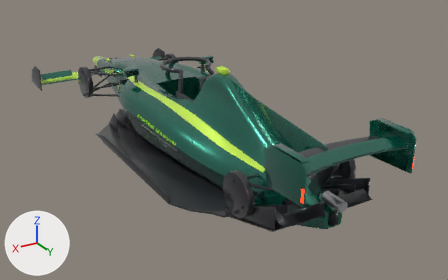
Two versions of the Blender file content/cars/ashton-marvin-amr26/ashton_amr26.blend, one commit apart.
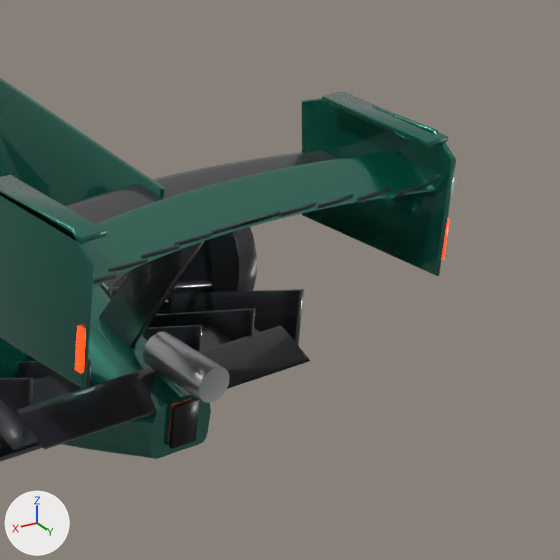
Each version appears first whole from a 50 mm lens placed at (2.87, 5.45, 2.7), pointed at (-0.29, 0.17, 0.07), and next in a close-up on the part from 62% to 100% of the width and 32% to 93% of the height. The lights are fixed; the arrows at lower left show +X, +Y and +Z. The older version's two pictures come first.

Names of what the first close-up shows: 'ashton_amr26'.
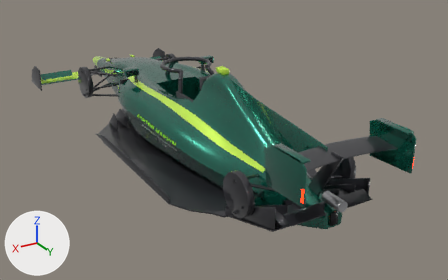
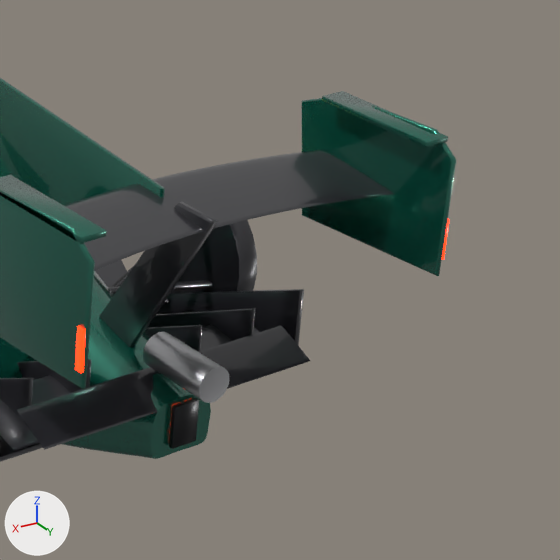
Pixel boxes [x1, y1, x2, y2] of what changed, in the close-ups (560 x 560 px):
part 1 of me_ashton_amr26, deleted
    before: [84, 151, 437, 288]

The change, as a diff of the scene's bpy script:
```diff
--- a/content/cars/ashton-marvin-amr26/ashton_amr26.blend.py
+++ b/content/cars/ashton-marvin-amr26/ashton_amr26.blend.py
@@ me_ashton_amr26 @@
 # used by ob_ashton_amr26; location = (0.0, 0.0, 0.0)
-me_ashton_amr26.from_pydata(...)  # 24157 vertices, 22263 faces; spans x -0.91..0.91, y -3.02..2.56, z 0.0..1.03
+me_ashton_amr26.from_pydata(...)  # 22822 vertices, 20982 faces; spans x -0.91..0.91, y -3.02..2.56, z 0.0..1.03
+# me_ashton_amr26 part 1: 10 loose pieces with 1335 vertices, spanning x -0.5..0.5, y 2.33..2.53, z 0.82..0.88, are deleted
 me_ashton_amr26.materials.append(mat_car_paint)
```
